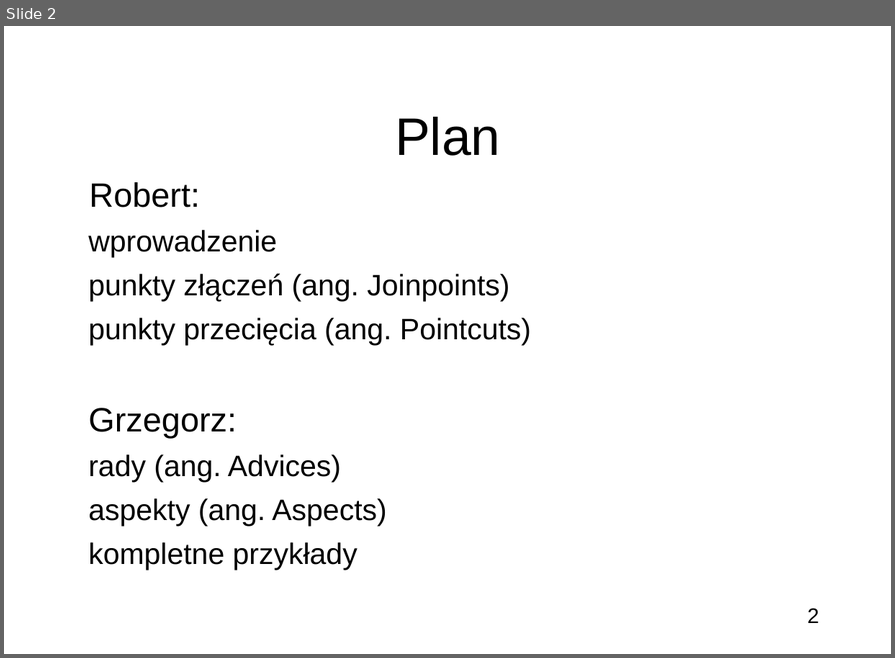
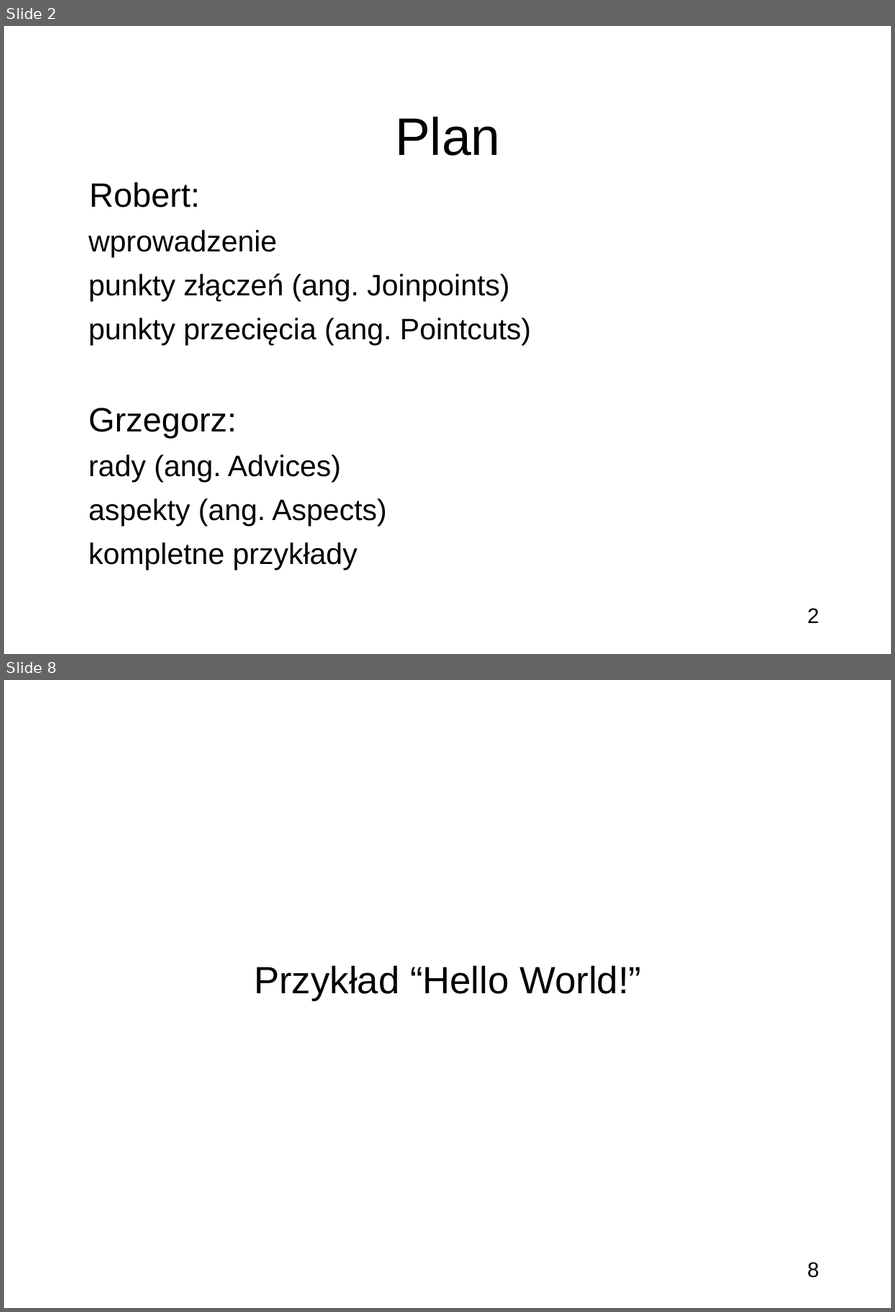
Before and after one commit to bercik/zti_seminar, a slide deck: prezentacja.odp. Shown one above the other, each under a label of ours: slide 2 before the commit, slides 2 and 8 after it; the slides between them are not shown. The pictures are 895x658 and 895x1312 pixels, drawn with LibreOffice and Linux fonts; fonts in the diff are those of the drawing; background and template pictures are left out. Boxes give left, top, right and bottom in pixels: in the first picture for what was removed or moved away, otherwise in the second. Text is boxed around its words. In the diff, an @@ line names an element or a change of style, - is before the commit and + after.

```diff
--- a/prezentacja.odp
+++ b/prezentacja.odp
@@ slide 8 added at [4, 680, 891, 1308], background picture (left out); not listed: 1 template element that a slide beside it also shows @@
@@ subtitle added at [254, 965, 641, 1001], 36 pt, text #000000 @@
+Przykład “Hello World!”
```
Also in this commit, not shown: 5 other slides added, 2 slides removed.
